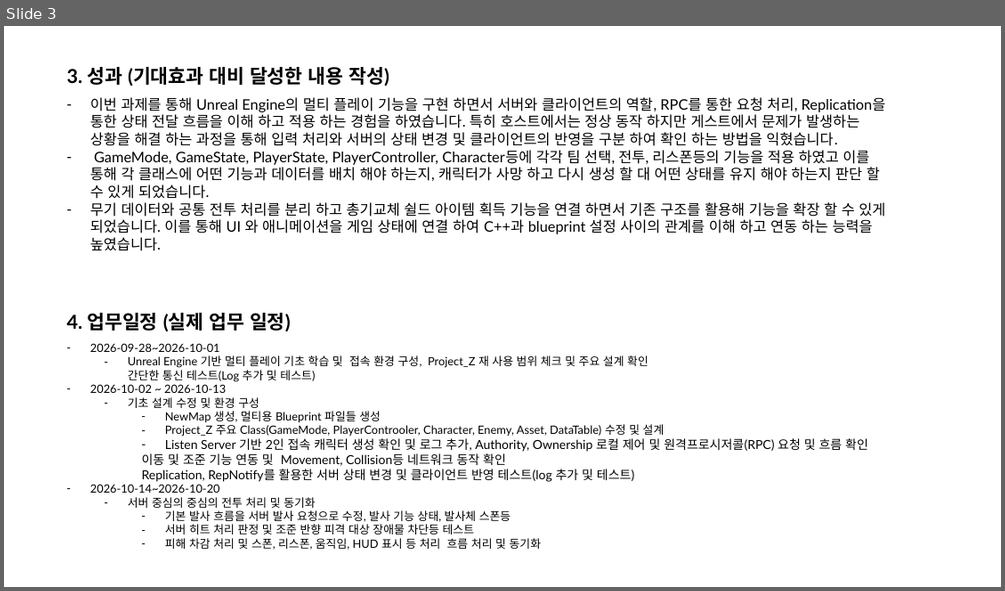
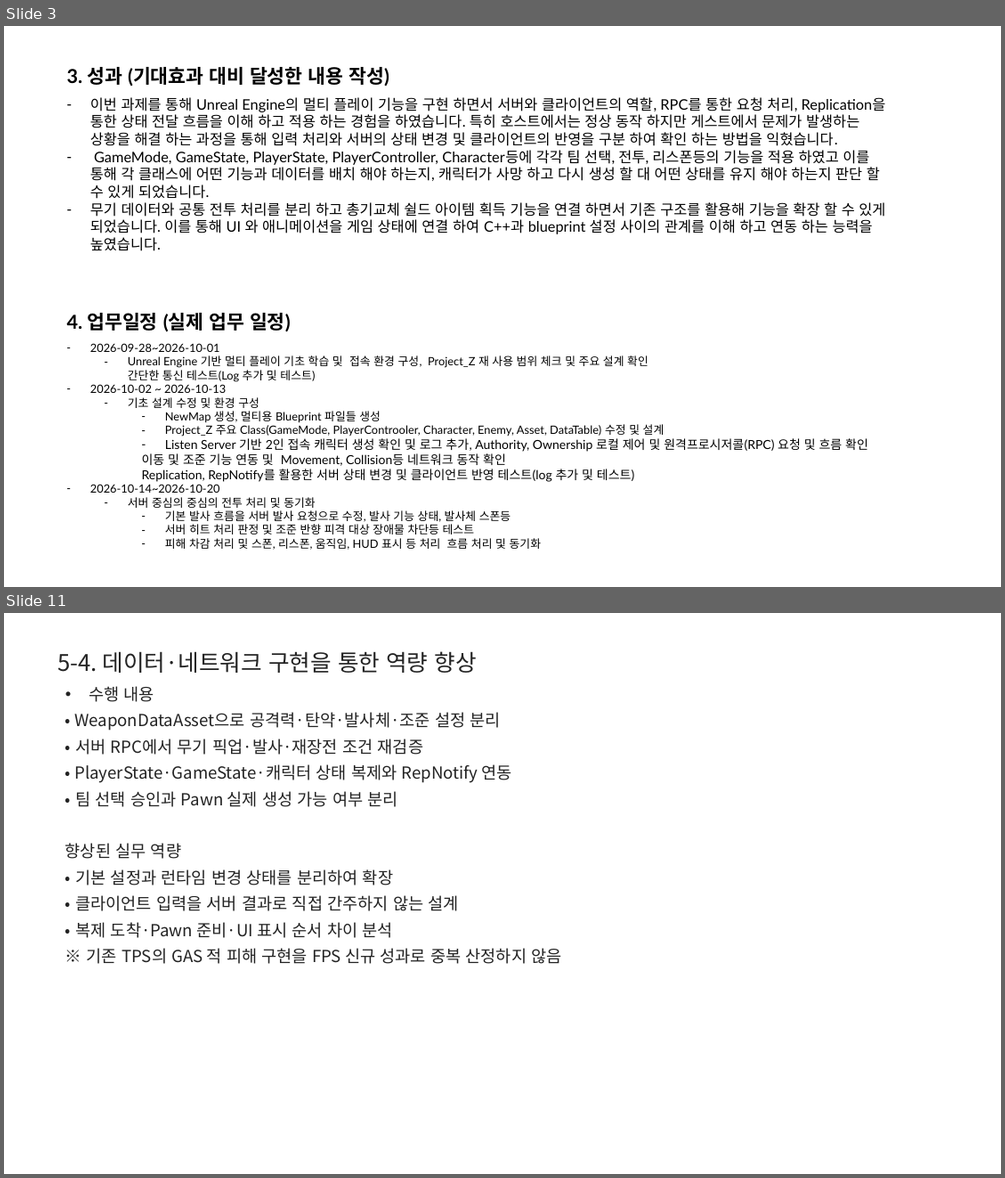
Before and after one commit to BenT8501/Auto_Stock_Trading, a slide deck: Project_Z/docs/박종호B_직무과제_완료보고서.pptx. Shown one above the other, each under a label of ours: slide 3 before the commit, slides 3 and 11 after it; the slides between them are not shown. The pictures are 1005x591 and 1005x1178 pixels, drawn with LibreOffice and Linux fonts; fonts in the diff are those of the drawing. Boxes give left, top, right and bottom in pixels: in the first picture for what was removed or moved away, otherwise in the second. Text is boxed around its words. In the diff, an @@ line names an element or a change of style, - is before the commit and + after.

```diff
--- a/Project_Z/docs/박종호B_직무과제_완료보고서.pptx
+++ b/Project_Z/docs/박종호B_직무과제_완료보고서.pptx
@@ slide 11 added at [4, 613, 1001, 1174], background #FFFFFF @@
@@ text added at [57, 651, 477, 673], 22 pt, text #232323 @@
+5-4. 데이터·네트워크 구현을 통한 역량 향상
@@ text added at [65, 686, 562, 964], 16 pt, text #232323 @@
+• 수행 내용
+• WeaponDataAsset으로 공격력·탄약·발사체·조준 설정 분리
+• 서버 RPC에서 무기 픽업·발사·재장전 조건 재검증
+• PlayerState·GameState·캐릭터 상태 복제와 RepNotify 연동
+• 팀 선택 승인과 Pawn 실제 생성 가능 여부 분리
+향상된 실무 역량
+• 기본 설정과 런타임 변경 상태를 분리하여 확장
+• 클라이언트 입력을 서버 결과로 직접 간주하지 않는 설계
+• 복제 도착·Pawn 준비·UI 표시 순서 차이 분석
+※ 기존 TPS의 GAS 적 피해 구현을 FPS 신규 성과로 중복 산정하지 않음
```
Also in this commit, not shown: 1 slide changed, 8 other slides added.
